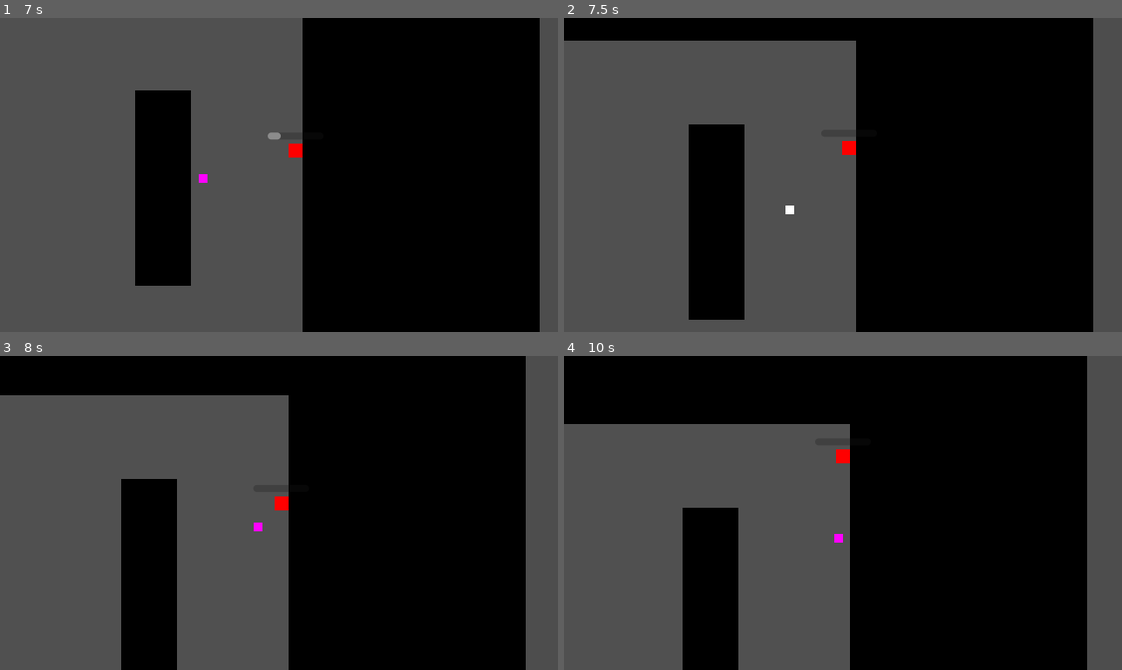
Above: before the commit, frames 1-4 (two rows, left to right).
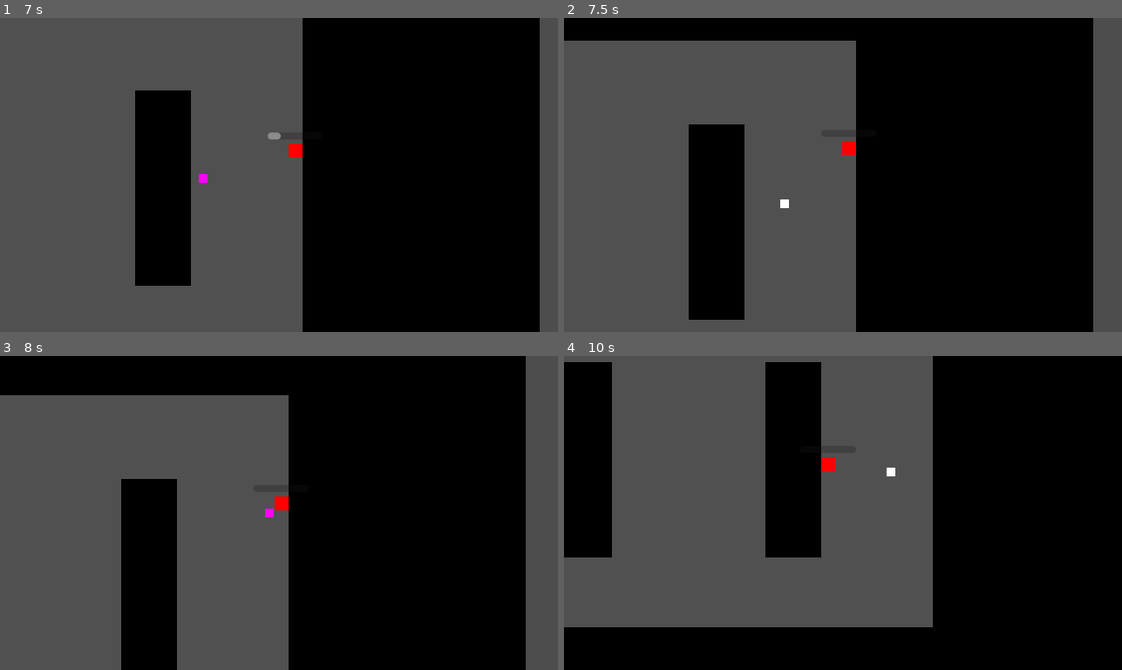
Above: after the commit, the same moments.

Repository: IanLum/square-game
Game: Godot game, scene res://src/main.tscn
The game is run twice, just before and just after one commit, with the same random seed, the same clock (stepped at 60 frames per second) and the same inputs.
Inputs (mouse positions are in pixels of both pictures, inside the frame that each line leads up to):
- Up to frame 1 (7 s): tap Enter at 0.5 s; move the mouse to (401, 159) at 0.52 s; press the mouse at (401, 159) at 0.53 s; hold D (right) 0.53-1.28 s; move the mouse to (167, 190) at 1.27 s; release the mouse at (167, 190) at 1.28 s; hold S (down) 1.28-2.03 s; click (167, 190) at 1.35 s; move the mouse to (334, 105) at 2.02 s; hold D (right) 2.03-2.78 s; hold Space (utility) 2.03-2.78 s; click (334, 105) at 2.3 s; move the mouse to (251, 237) at 2.77 s; hold W (up) 2.78-3.53 s; click (251, 237) at 2.85 s; move the mouse to (446, 222) at 3.52 s; press the mouse at (446, 222) at 3.53 s; hold A (left) 3.53-5.03 s; move the mouse to (111, 127) at 4.27 s; release the mouse at (111, 127) at 4.28 s; tap Space (utility) at 4.35, 5.75 s; click (111, 127) at 4.55 s; move the mouse to (306, 175) at 5.02 s; press the mouse at (306, 175) at 5.03 s; hold S (down) 5.03-5.78 s; move the mouse to (195, 96) at 5.77 s; release the mouse at (195, 96) at 5.78 s; hold D (right) 5.78-6.53 s; click (195, 96) at 5.85 s; move the mouse to (401, 159) at 6.52 s; hold W (up) from 6.53 s (still down); hold Space (utility) from 6.53 s (still down); click (401, 159) at 6.8 s
- Up to frame 2 (7.5 s): move the mouse to (731, 190) at 7.27 s; release W (up) at 7.28 s; release Space (utility) at 7.28 s; hold D (right) from 7.28 s (still down); click (731, 190) at 7.35 s
- Up to frame 3 (8 s): keep holding D (right)
- Up to frame 4 (10 s): move the mouse to (898, 443) at 8.02 s; release D (right) at 8.03 s; press the mouse at (898, 443) at 8.03 s; hold S (down) 8.03-8.78 s; move the mouse to (815, 575) at 8.77 s; release the mouse at (815, 575) at 8.78 s; hold A (left) 8.78-9.53 s; tap Space (utility) at 8.85 s; click (815, 575) at 9.05 s; move the mouse to (1010, 560) at 9.52 s; press the mouse at (1010, 560) at 9.53 s; hold W (up) from 9.53 s (still down)

Frame 1 is identical in both runs. In frame 2, less than 0.1% of the frame differs, in the area x 38-42%, y 57-63%; in frame 3, less than 0.1%; in frame 4, 44%, in the area x 0-100%, y 0-100%.

Commit message:
create base enemy scene

Diff:
--- /dev/null
+++ b/src/abstract_base_classes/enemy.tscn
@@ -0,0 +1,13 @@
+[gd_scene format=3 uid="uid://b33ct127hnjpg"]
+
+[node name="enemy" type="CharacterBody2D"]
+collision_layer = 4
+collision_mask = 3
+motion_mode = 1
+wall_min_slide_angle = 0.0
+
+[node name="NavigationAgent2D" type="NavigationAgent2D" parent="."]
+
+[node name="Timer" type="Timer" parent="NavigationAgent2D"]
+wait_time = 0.2
+autostart = true
--- a/src/enemies/dasher.tscn
+++ b/src/enemies/dasher.tscn
@@ -1,6 +1,7 @@
-[gd_scene load_steps=5 format=3 uid="uid://d1peiul00opbi"]
+[gd_scene load_steps=6 format=3 uid="uid://d1peiul00opbi"]
 
 [ext_resource type="Script" path="res://src/enemies/dasher.gd" id="1_q5m6k"]
+[ext_resource type="PackedScene" uid="uid://b33ct127hnjpg" path="res://src/abstract_base_classes/enemy.tscn" id="1_v0j24"]
 
 [sub_resource type="CircleShape2D" id="CircleShape2D_q5nso"]
 radius = 5.0
@@ -11,18 +12,17 @@
 [sub_resource type="RectangleShape2D" id="RectangleShape2D_8i8wt"]
 size = Vector2(12, 12)
 
-[node name="dasher" type="CharacterBody2D"]
-collision_layer = 4
-collision_mask = 3
-motion_mode = 1
-wall_min_slide_angle = 0.0
+[node name="dasher" type="Node2D"]
+
+[node name="enemy" parent="." instance=ExtResource("1_v0j24")]
 script = ExtResource("1_q5m6k")
 SPEED = 100
+MAX_HEALTH = 2
 
-[node name="CollisionShape2D" type="CollisionShape2D" parent="."]
+[node name="CollisionShape2D" type="CollisionShape2D" parent="enemy"]
 shape = SubResource("CircleShape2D_q5nso")
 
-[node name="ColorRect" type="ColorRect" parent="."]
+[node name="ColorRect" type="ColorRect" parent="enemy"]
 anchors_preset = 8
 anchor_left = 0.5
 anchor_top = 0.5
@@ -36,28 +36,22 @@
 grow_vertical = 2
 color = Color(1, 0, 1, 1)
 
-[node name="NavigationAgent2D" type="NavigationAgent2D" parent="."]
-
-[node name="Timer" type="Timer" parent="NavigationAgent2D"]
-wait_time = 0.2
-autostart = true
-
-[node name="AttackRadius" type="Area2D" parent="."]
+[node name="AttackRadius" type="Area2D" parent="enemy"]
 visible = false
 collision_layer = 0
 collision_mask = 2
 
-[node name="CollisionShape2D" type="CollisionShape2D" parent="AttackRadius"]
+[node name="CollisionShape2D" type="CollisionShape2D" parent="enemy/AttackRadius"]
 shape = SubResource("CircleShape2D_6rlvw")
 
-[node name="AttackBox" type="Area2D" parent="."]
+[node name="AttackBox" type="Area2D" parent="enemy"]
 collision_layer = 0
 collision_mask = 2
 
-[node name="CollisionShape2D" type="CollisionShape2D" parent="AttackBox"]
+[node name="CollisionShape2D" type="CollisionShape2D" parent="enemy/AttackBox"]
 shape = SubResource("RectangleShape2D_8i8wt")
 
-[node name="DashTimer" type="Timer" parent="."]
+[node name="DashTimer" type="Timer" parent="enemy"]
 one_shot = true
 
-[connection signal="body_entered" from="AttackBox" to="." method="_on_attack_box_body_entered"]
+[connection signal="body_entered" from="enemy/AttackBox" to="enemy" method="_on_attack_box_body_entered"]
